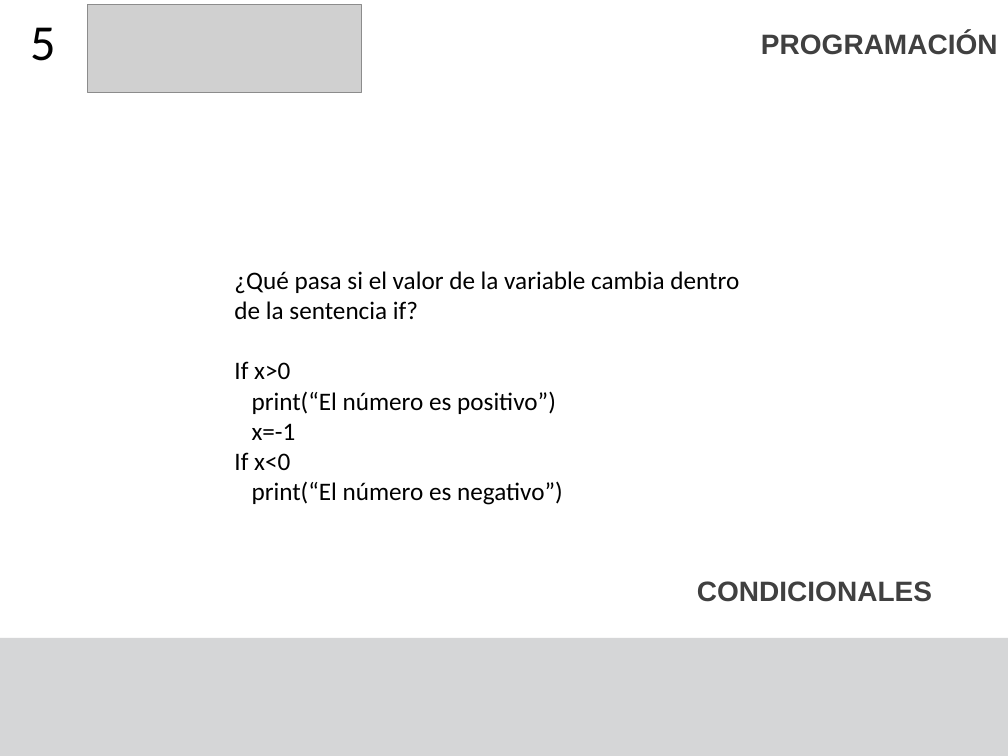
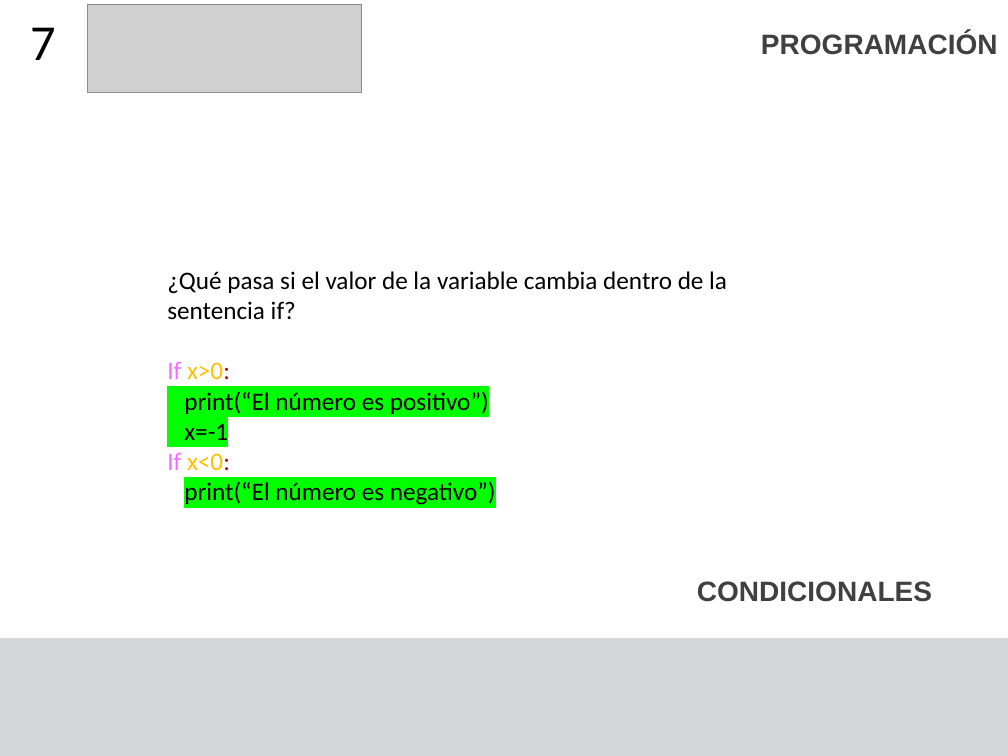
Before and after one commit to F4bian1012/Intro_Programacion, a slide deck: slide 7 of Sesion_3/Condicionales y ciclos.pptx (slide 6 before the commit). Drawn at 1008x756 pixels with LibreOffice and Linux fonts; fonts in the diff are those of the drawing; grey boxes stand for pictures. Boxes give left, top, right and bottom in pixels: in the first picture for what was removed or moved away, otherwise in the second. Text is boxed around its words. In the diff, an @@ line names an element or a change of style, - is before the commit and + after.

```diff
--- a/Sesion_3/Condicionales y ciclos.pptx
+++ b/Sesion_3/Condicionales y ciclos.pptx
@@ title at bbox=[30, 27, 56, 60]: text changed @@
-5
+7
@@ text "¿Qué pasa si el valor ...": place and size @@
-text "¿Qué pasa si el valor ..." at bbox=[234, 271, 739, 505]
+text "¿Qué pasa si el valor ..." at bbox=[167, 271, 727, 505]
@@ text at bbox=[167, 362, 230, 379]: text changed; text colour #000000 to #FFC000 @@
-If x>0
+If x>0:
@@ text at bbox=[184, 391, 496, 505]: highlight none to #00FF00 in "print(“El número es positivo”)", "x=-1", "print(“El número es negativo”)" @@
@@ text at bbox=[167, 453, 230, 470]: text changed; text colour #000000 to #FFC000 @@
-If x<0
+If x<0:
```
Also in this commit, not shown: 9 other slides changed, 1 slide added, 17 slides removed, 1 other file.
